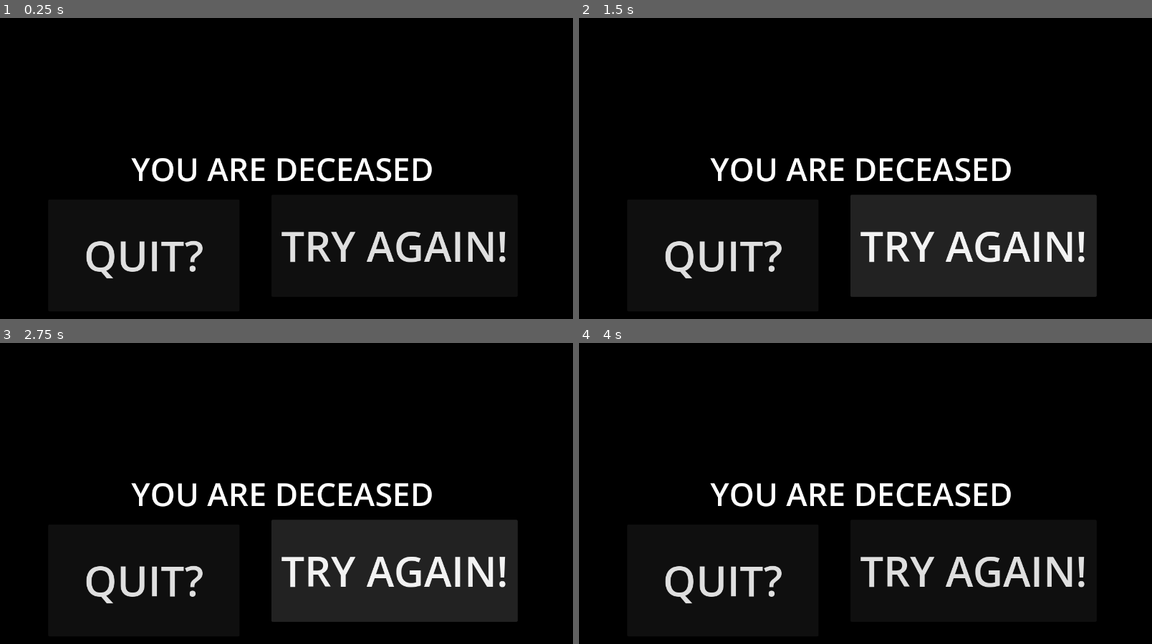
Above: before the commit, frames 1-4 (two rows, left to right).
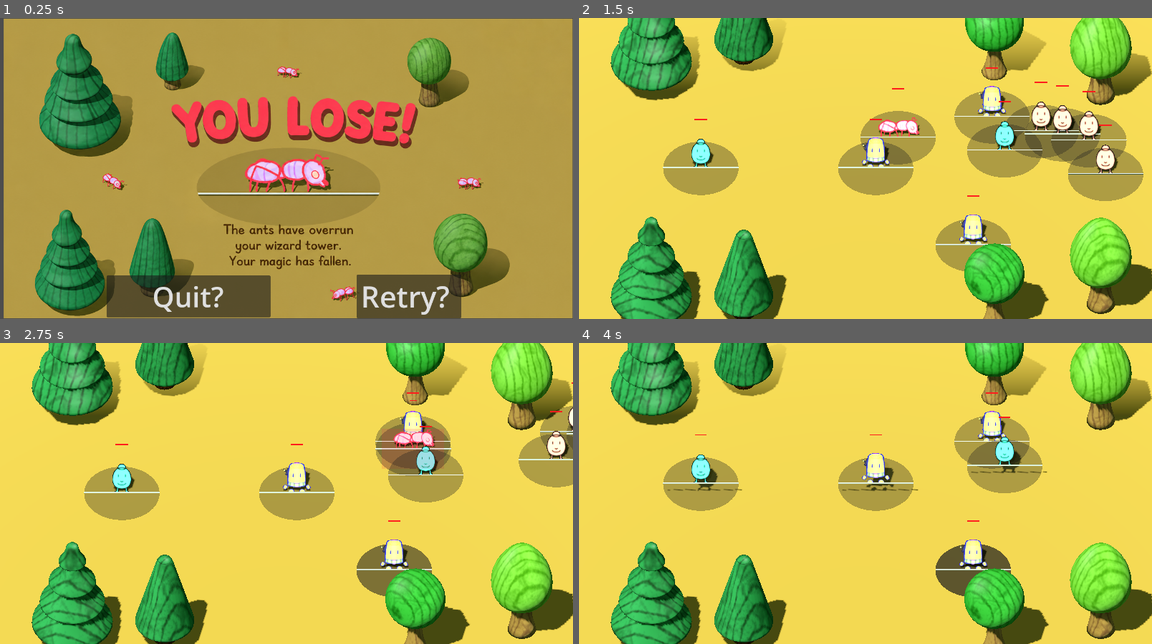
Above: after the commit, the same moments.

Repository: Rachel-Sherrick/TowerDefense
Game: Godot game, scene res://EndOfGameLOSE.tscn
Same seed, same stepped clock (60 frames per second), same inputs: the game is played once before the commit and once after it. This scene is started directly instead of the project's main scene.
Inputs (mouse positions are in pixels of both pictures, inside the frame that each line leads up to):
- Up to frame 1 (0.25 s): no input
- Up to frame 2 (1.5 s): click "QUIT?" (after the commit: "Retry?") at 0.5 s; click (974, 246) at 1.25 s, where only the run before the commit has a clickable "TRY AGAIN!"
- Up to frame 3 (2.75 s): click (395, 571) at 2 s, where only the run before the commit has a clickable "TRY AGAIN!"
- Up to frame 4 (4 s): click (974, 571) at 2.75 s, where only the run before the commit has a clickable "TRY AGAIN!"; tap Enter (ui_accept) at 3.5, 3.77 s; move the mouse to (991, 478) at 3.52 s; hold D from 3.53 s (still down); tap H at 3.6 s; click (991, 478) at 3.67 s

The runs differ from the first frame. In frame 1, 100% of the frame differs, in the area x 0-100%, y 0-100%; in frame 2, 100%; in frame 3, 100%; in frame 4, 100%.

Commit message:
FINAL END OF GAME LOSE
Buttons now work!!!

Diff:
--- a/EndOfGameLOSE.gd
+++ b/EndOfGameLOSE.gd
@@ -1,7 +1,11 @@
 extends Control
+
+func _ready() -> void:
+	process_mode = Node.PROCESS_MODE_ALWAYS
+
+func _on_retry_button_pressed() -> void:
+	get_tree().paused = false
+	get_tree().change_scene_to_file("res://Scenes/Game scenes/main.tscn")
 
 func _on_quit_button_pressed() -> void:
 	get_tree().quit()
-
-func _on_retry_button_pressed() -> void:
-	get_tree().change_scene_to_file("res://main.tscn")
--- a/EndOfGameLOSE.tscn
+++ b/EndOfGameLOSE.tscn
@@ -1,25 +1,30 @@
 [gd_scene format=3 uid="uid://c6us0wgyg738j"]
+
+[ext_resource type="Texture2D" uid="uid://bgtc26nbum7rh" path="res://Scenes/LOSEscreenHelper.png" id="1_b7g8v"]
+[ext_resource type="Script" uid="uid://ccvideuhh2ayg" path="res://EndOfGameLOSE.gd" id="1_kn40w"]
 
 [node name="DeathScreen" type="Control" unique_id=565792286]
 layout_mode = 3
 anchors_preset = 15
 anchor_right = 1.0
 anchor_bottom = 1.0
+offset_left = 1878.0
+offset_top = -1912.0
+offset_right = 1878.0
+offset_bottom = -1912.0
 grow_horizontal = 2
 grow_vertical = 2
+script = ExtResource("1_kn40w")
 
-[node name="ColorRect" type="ColorRect" parent="." unique_id=1731766296]
-layout_mode = 1
-anchors_preset = 15
-anchor_right = 1.0
-anchor_bottom = 1.0
-offset_left = -1200.0
-offset_top = -1209.0
-offset_right = 1330.0
-offset_bottom = 720.0
-grow_horizontal = 2
-grow_vertical = 2
-color = Color(0, 0, 0, 1)
+[node name="Background" type="TextureRect" parent="." unique_id=1839570070]
+layout_mode = 0
+offset_left = -1869.0
+offset_top = 1914.0
+offset_right = -505.0
+offset_bottom = 2630.0
+texture = ExtResource("1_b7g8v")
+expand_mode = 1
+stretch_mode = 4
 
 [node name="CenterContainer" type="CenterContainer" parent="." unique_id=1221706493]
 layout_mode = 1
@@ -41,25 +46,34 @@
 [node name="Label" type="Label" parent="CenterContainer/VBoxContainer" unique_id=1647809384]
 layout_mode = 2
 theme_override_font_sizes/font_size = 76
-text = "YOU ARE DECEASED "
 
 [node name="RetryButton" type="Button" parent="CenterContainer/VBoxContainer/Label" unique_id=42775432]
 layout_mode = 1
 anchors_preset = -1
-anchor_bottom = 1.268
-offset_left = -198.5
-offset_top = 125.5
-offset_right = 257.5
-offset_bottom = 260.112
+anchor_left = -2473.017
+anchor_right = -1545.6351
+anchor_bottom = 1.0
+offset_left = 761.5171
+offset_top = 2217.5
+offset_right = 84.13513
+offset_bottom = 2216.5
 grow_vertical = 2
-theme_override_font_sizes/font_size = 100
-text = "QUIT?"
+theme_override_font_sizes/font_size = 70
+text = "Retry? "
 
 [node name="QuitButton" type="Button" parent="CenterContainer/VBoxContainer/Label" unique_id=1001521474]
-layout_mode = 0
-offset_left = 333.5
-offset_top = 114.5
-offset_right = 920.5
-offset_bottom = 358.5
-theme_override_font_sizes/font_size = 99
-text = "TRY AGAIN!"
+layout_mode = 1
+anchors_preset = -1
+anchor_left = -649.655
+anchor_top = -2.69
+anchor_right = 942.72205
+anchor_bottom = 5.787
+offset_left = -1657.845
+offset_top = 2501.95
+offset_right = -2859.2222
+offset_bottom = 1711.865
+theme_override_font_sizes/font_size = 67
+text = "Quit?"
+
+[connection signal="pressed" from="CenterContainer/VBoxContainer/Label/RetryButton" to="." method="_on_retry_button_pressed"]
+[connection signal="pressed" from="CenterContainer/VBoxContainer/Label/QuitButton" to="." method="_on_quit_button_pressed"]
Binary file added: Scenes/LOSEscreenHelper.png
Not shown, added: Scenes/LOSEscreenHelper.png.import
